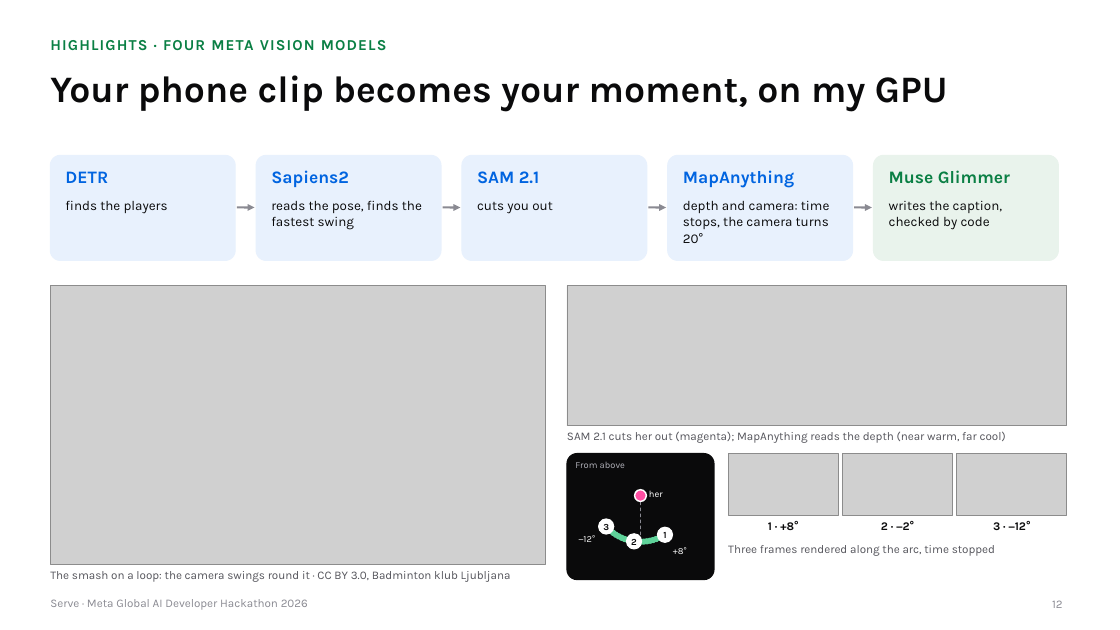
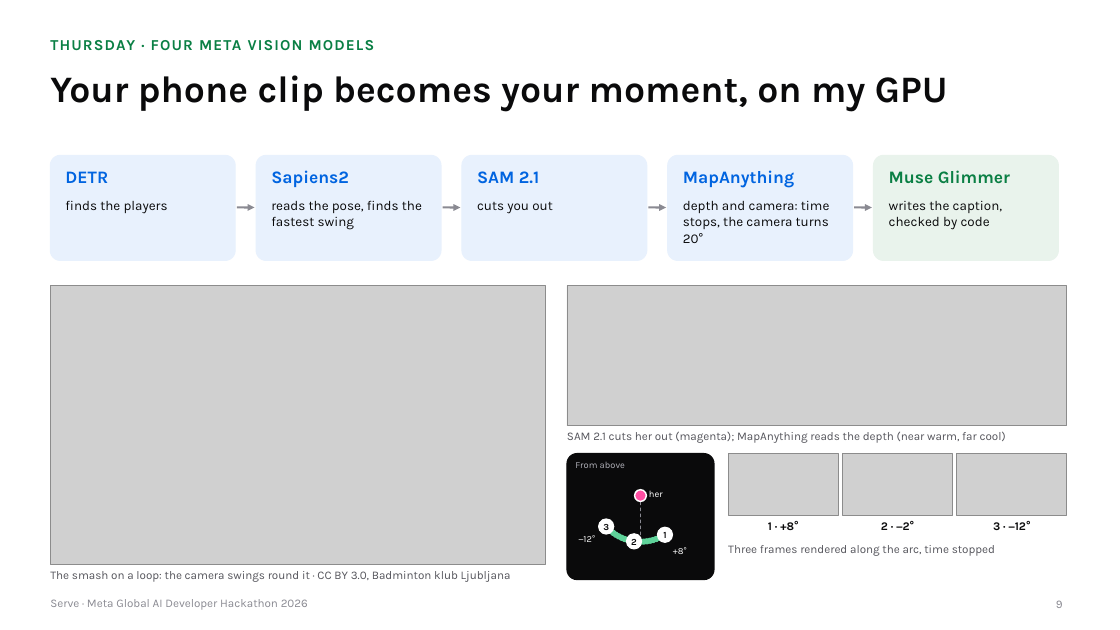
Before and after one commit to gino6178/serve-meta-hackathon, a slide deck: slide 9 of video/deck/Serve_Meta_deck.pptx (slide 12 before the commit). Drawn at 1120x630 pixels with LibreOffice and Linux fonts; fonts in the diff are those of the drawing; grey boxes stand for pictures. Boxes give left, top, right and bottom in pixels: in the first picture for what was removed or moved away, otherwise in the second. Text is boxed around its words. In the diff, an @@ line names an element or a change of style, - is before the commit and + after.

```diff
--- a/video/deck/Serve_Meta_deck.pptx
+++ b/video/deck/Serve_Meta_deck.pptx
@@ text at (50,40,375,51): text changed @@
-HIGHLIGHTS · FOUR META VISION MODELS
+THURSDAY · FOUR META VISION MODELS
@@ page number at (1056,600,1063,608): text changed @@
-12
+9
```
Also in this commit, not shown: 7 other slides changed, 2 slides added, 3 slides removed, 11 other files.
